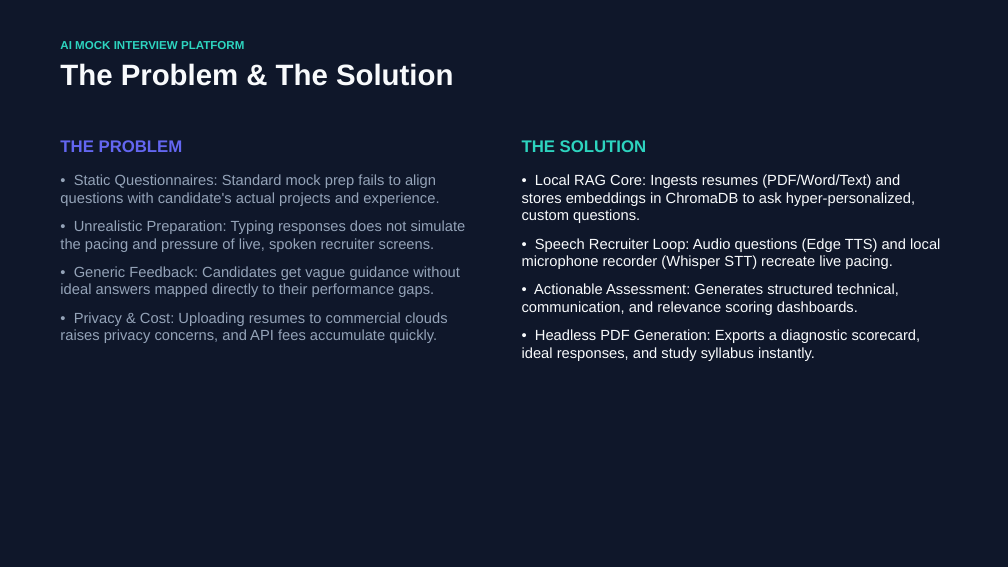
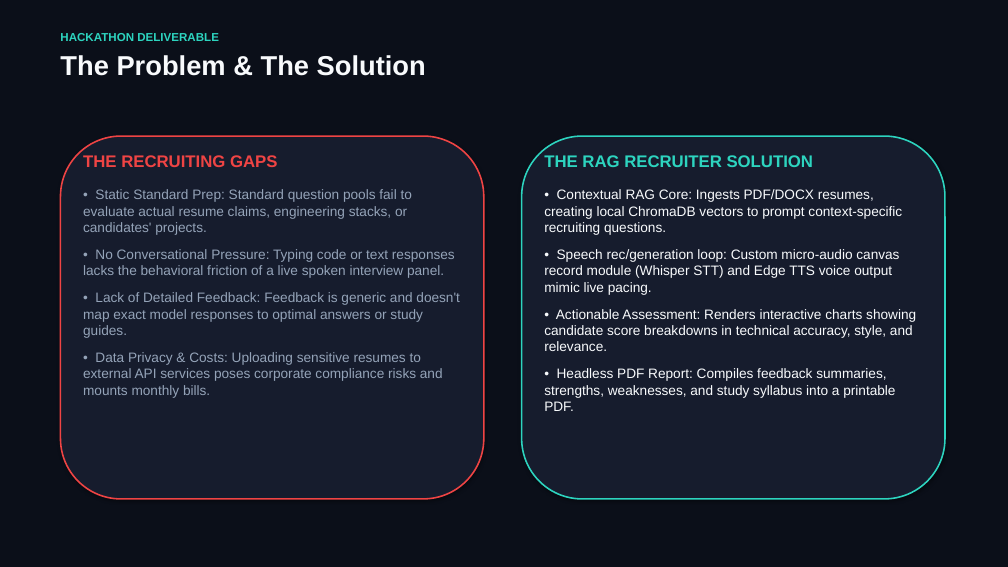
Before and after one commit to tejashri-del098/AI-Mock-Interview-Platform, a slide deck: slide 2 of assets/AI_Mock_Interview_Platform_Presentation.pptx. Drawn at 1008x567 pixels with LibreOffice and Linux fonts; fonts in the diff are those of the drawing. Boxes give left, top, right and bottom in pixels: in the first picture for what was removed or moved away, otherwise in the second. Text is boxed around its words. In the diff, an @@ line names an element or a change of style, - is before the commit and + after.

Commit message:
docs: improve PowerPoint layout with tables, cards, and clickable hyperlinks

```diff
--- a/assets/AI_Mock_Interview_Platform_Presentation.pptx
+++ b/assets/AI_Mock_Interview_Platform_Presentation.pptx
@@ rectangle at (x1=0, y1=0, x2=1008, y2=567): fill #0F172A to #0B0F19 @@
@@ text at (x1=60, y1=33, x2=219, y2=41): text changed @@
-AI MOCK INTERVIEW PLATFORM
+HACKATHON DELIVERABLE
@@ text at (x1=60, y1=55, x2=426, y2=76): size 28 to 26 pt in "The Problem & The Solution" @@
@@ text "HACKATHON DELIVERABLE" moved from (x1=60, y1=41, x2=453, y2=86) to (x1=60, y1=33, x2=426, y2=76) @@
@@ text in rounded rectangle at (x1=60, y1=140, x2=466, y2=343): text removed @@
-THE PROBLEM
-• Static Questionnaires: Standard mock prep fails to align questions with candidate's actual projects and experience.
-• Unrealistic Preparation: Typing responses does not simulate the pacing and pressure of live, spoken recruiter screens.
-• Generic Feedback: Candidates get vague guidance without ideal answers mapped directly to their performance gaps.
-• Privacy & Cost: Uploading resumes to commercial clouds raises privacy concerns, and API fees accumulate quickly.
@@ rounded rectangle resized from (x1=60, y1=140, x2=466, y2=343) to (x1=60, y1=136, x2=484, y2=499) @@
@@ rounded rectangle at (x1=60, y1=136, x2=484, y2=499): fill none to #161C2D; outline none to #EF4444 1.5 pt; shadow on @@
@@ rounded rectangle added at (x1=522, y1=136, x2=945, y2=499), fill #161C2D, outline #2DD4BF 1.5 pt @@
@@ text added at (x1=83, y1=155, x2=459, y2=398), 13 pt, text #94A3B8 @@
+THE RECRUITING GAPS
+• Static Standard Prep: Standard question pools fail to evaluate actual resume claims, engineering stacks, or candidates' projects.
+• No Conversational Pressure: Typing code or text responses lacks the behavioral friction of a live spoken interview panel.
+• Lack of Detailed Feedback: Feedback is generic and doesn't map exact model responses to optimal answers or study guides.
+• Data Privacy & Costs: Uploading sensitive resumes to external API services poses corporate compliance risks and mounts monthly bills.
@@ text at (x1=544, y1=155, x2=916, y2=411): text changed; size 14 to 13 pt @@
-THE SOLUTION
-• Local RAG Core: Ingests resumes (PDF/Word/Text) and stores embeddings in ChromaDB to ask hyper-personalized, custom questions.
-• Speech Recruiter Loop: Audio questions (Edge TTS) and local microphone recorder (Whisper STT) recreate live pacing.
-• Actionable Assessment: Generates structured technical, communication, and relevance scoring dashboards.
-• Headless PDF Generation: Exports a diagnostic scorecard, ideal responses, and study syllabus instantly.
+THE RAG RECRUITER SOLUTION
+• Contextual RAG Core: Ingests PDF/DOCX resumes, creating local ChromaDB vectors to prompt context-specific recruiting questions.
+• Speech rec/generation loop: Custom micro-audio canvas record module (Whisper STT) and Edge TTS voice output mimic live pacing.
+• Actionable Assessment: Renders interactive charts showing candidate score breakdowns in technical accuracy, style, and relevance.
+• Headless PDF Report: Compiles feedback summaries, strengths, weaknesses, and study syllabus into a printable PDF.
```
Also in this commit, not shown: 2 other slides changed, 3 slides added, 3 slides removed.
